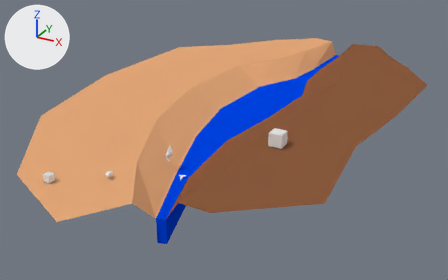
The Blender file game/level_1.blend, before and after one commit.
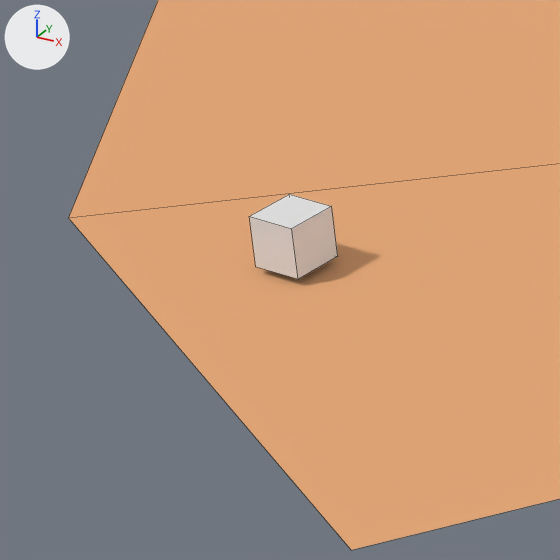
The first picture shows the older version from a 50 mm lens placed at (87.0, -209.0, 79.0), pointed at (-7.3, -37.6, -6.7). The close-ups show both versions on the part from 2% to 19% of the width and 51% to 80% of the height of that picture; other places that the commit changed are outside them. Every picture has the same lights, and +X, +Y and +Z are marked at upper left. The close-ups show mesh edges as thin lines.

Objects in the first close-up: 'Muana Loka Statue', 'west river bank'.
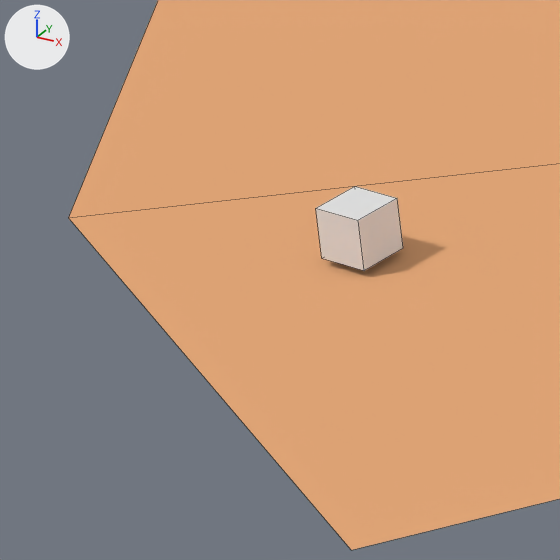
Changed parts and their boxes [x1, y1, x2, y2] in the close-ups (560 x 560 px):
'Muana Loka Statue', moved
    before: [249, 194, 338, 279]
    after: [316, 186, 403, 271]

Edits to the bpy script that builds the scene:
```text
Change ob_muana_loka_statue:
    ob_muana_loka_statue.location: (-17.87, -108.89, 8.27) -> (-16.27, -107.28, 8.27)
```
